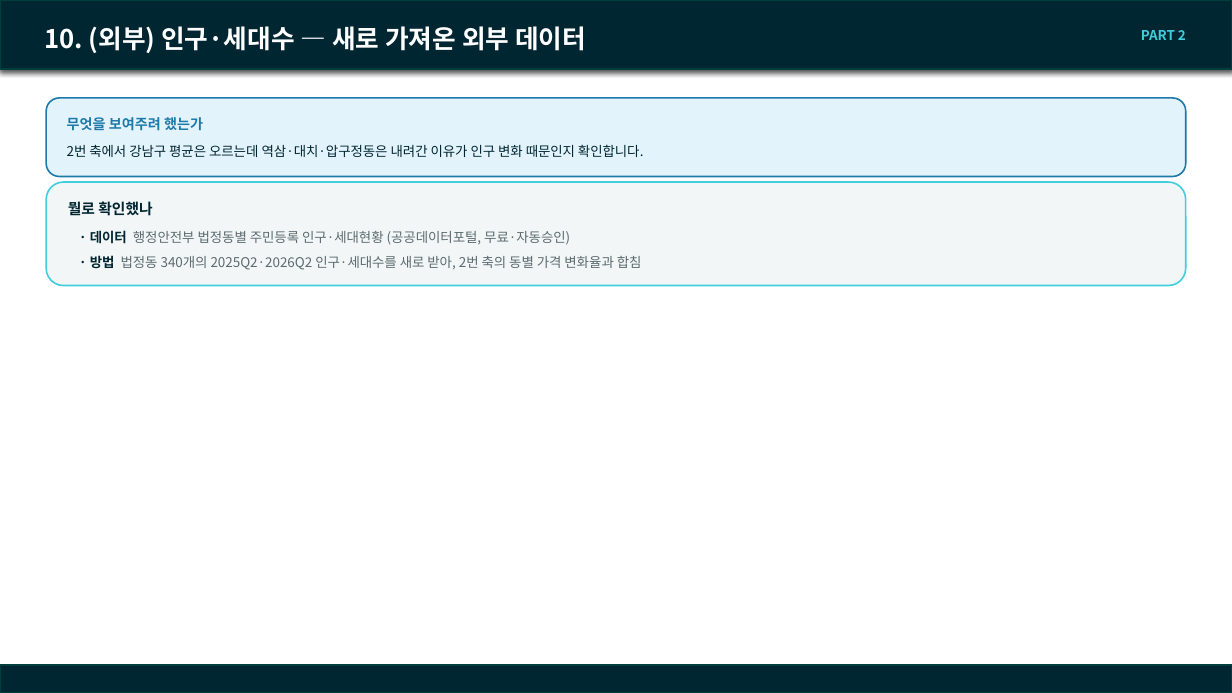
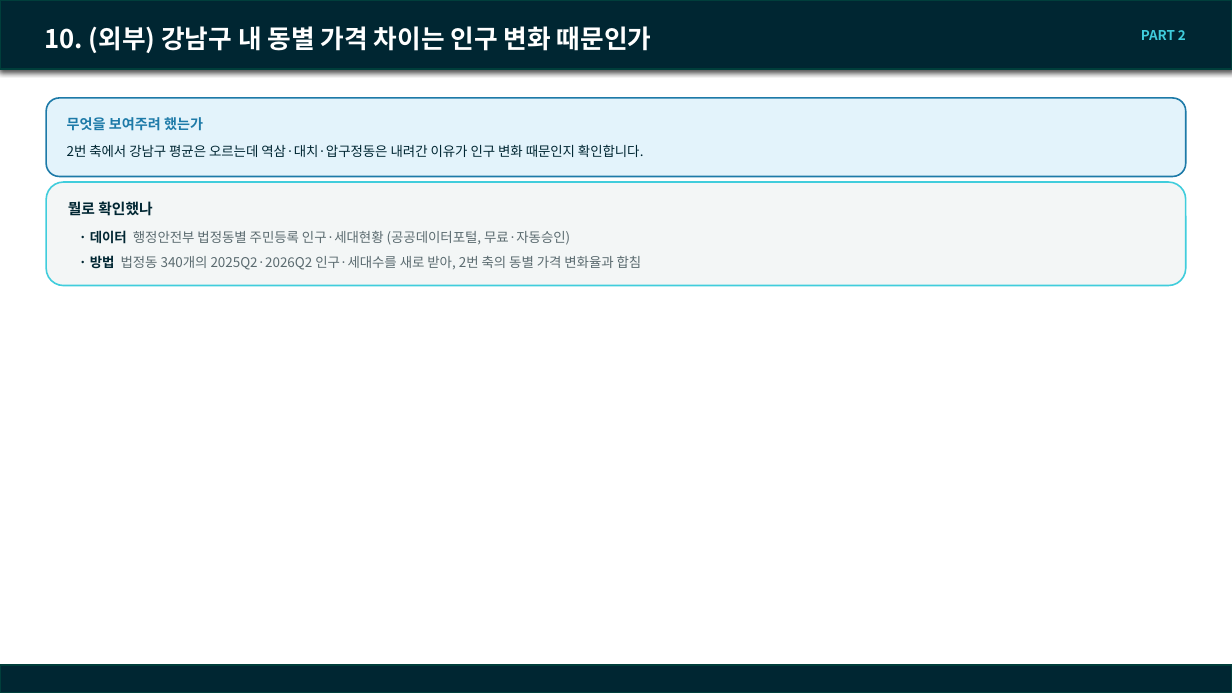
Before and after one commit to SunooJ-KR/Boomingup, a slide deck: slide 20 of eda/docs/260916_team_meeting.pptx. Drawn at 1232x693 pixels with LibreOffice and Linux fonts; fonts in the diff are those of the drawing; background and template pictures are left out. Boxes give left, top, right and bottom in pixels: in the first picture for what was removed or moved away, otherwise in the second. Text is boxed around its words. In the diff, an @@ line names an element or a change of style, - is before the commit and + after.

```diff
--- a/eda/docs/260916_team_meeting.pptx
+++ b/eda/docs/260916_team_meeting.pptx
@@ title at (x1=44, y1=26, x2=652, y2=53): text changed @@
-10. (외부) 인구·세대수 — 새로 가져온 외부 데이터
+10. (외부) 강남구 내 동별 가격 차이는 인구 변화 때문인가
```
Also in this commit, not shown: 18 other slides changed, 1 other file.
